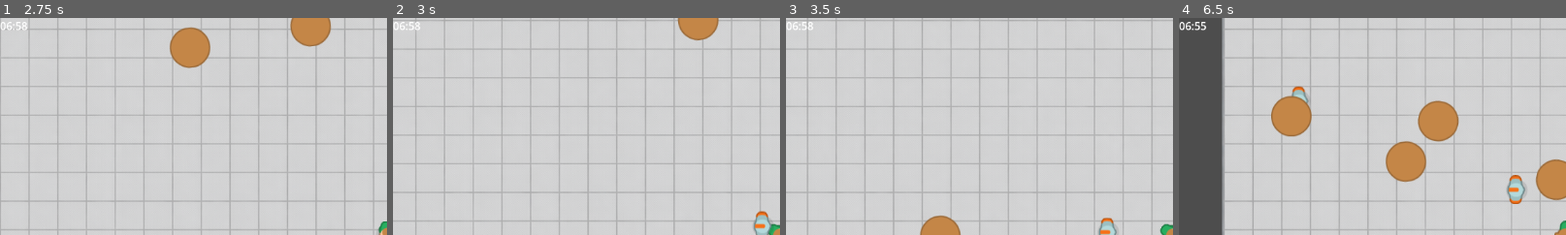
Above: before the commit, frames 1-4 (left to right).
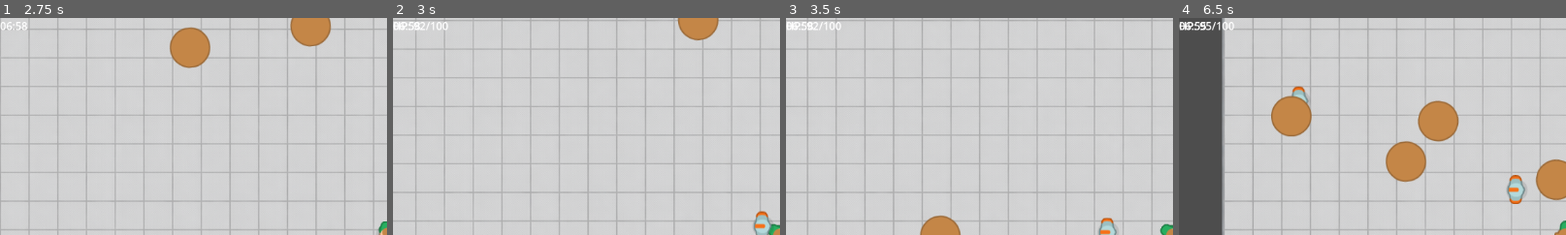
Above: after the commit, the same moments.

Repository: haom1ng7/SurvivorsLike
Game: Godot game, scene res://Scenes/StartMenu.tscn
Same seed, same stepped clock (60 frames per second), same inputs: the game is played once before the commit and once after it.
Inputs (mouse positions are % of the whole screen's width and height, from its top left):
- Up to frame 1 (2.75 s): click "Play" at 0.5 s; tap Enter at 1.25 s; move the mouse to (72, 45) at 1.27 s; press the mouse at (72, 45) at 1.28 s; hold D (move_right) 1.28-2.03 s; move the mouse to (30, 55) at 2.02 s; release the mouse at (30, 55) at 2.03 s; hold S (move_down) from 2.03 s (still down); click (30, 55) at 2.1 s
- Up to frame 2 (3 s): move the mouse to (60, 28) at 2.77 s; release S (move_down) at 2.78 s; press the mouse at (60, 28) at 2.78 s; hold D (move_right) from 2.78 s (still down)
- Up to frame 3 (3.5 s): keep holding D (move_right)
- Up to frame 4 (6.5 s): move the mouse to (45, 70) at 3.52 s; release D (move_right) at 3.53 s; release the mouse at (45, 70) at 3.53 s; hold W (move_up) 3.53-4.28 s; click (45, 70) at 3.6 s; move the mouse to (80, 65) at 4.27 s; press the mouse at (80, 65) at 4.28 s; hold A (move_left) 4.28-5.78 s; move the mouse to (20, 35) at 5.02 s; release the mouse at (20, 35) at 5.03 s; click (20, 35) at 5.1 s; move the mouse to (55, 50) at 5.77 s; press the mouse at (55, 50) at 5.78 s; hold S (move_down) from 5.78 s (still down)
The pictures show only the part of the screen within x 0-50%, y 0-50%; the shares and areas given below are measured in that part.

Frame 1 is identical in both runs. In frame 2, 0.1% of the frame differs, in the area x 0-15%, y 1-6%; in frame 3, 0.1%; in frame 4, 0.3%.

Commit message:
实现了: 玩家无敌帧机制与生命层数逻辑 子弹穿透 射程限制 子弹互撞抵消
实现武器多重射击与扇形散射逻辑 对应[双重镜像]与[散射棱镜]技能
修复物理回调中生成掉落物导致的报错
完善游戏胜负判定与结算流程连接,目前统一链接到死亡场景
重构变量名exp->current_exp以消除GDScript警告
优化变量命名以消除GDScript警告

Diff:
--- a/Scenes/BulletEnemy.tscn
+++ b/Scenes/BulletEnemy.tscn
@@ -8,6 +8,7 @@
 
 [node name="Bullet" type="Area2D"]
 collision_layer = 8
+collision_mask = 5
 script = ExtResource("1_jsppk")
 
 [node name="CollisionShape2D" type="CollisionShape2D" parent="."]
--- a/Scenes/BulletPlayer.tscn
+++ b/Scenes/BulletPlayer.tscn
@@ -8,7 +8,7 @@
 
 [node name="Bullet" type="Area2D"]
 collision_layer = 4
-collision_mask = 2
+collision_mask = 10
 script = ExtResource("1_1iskp")
 
 [node name="CollisionShape2D" type="CollisionShape2D" parent="."]
--- a/Scenes/EnemyMelee.tscn
+++ b/Scenes/EnemyMelee.tscn
@@ -1,9 +1,11 @@
-[gd_scene load_steps=4 format=3 uid="uid://dtitxxui7g2xn"]
+[gd_scene load_steps=5 format=3 uid="uid://dtitxxui7g2xn"]
 
 [ext_resource type="Script" uid="uid://xm18gw37unju" path="res://Scripts/EnemyMelee.gd" id="1_d66gu"]
 [ext_resource type="Texture2D" uid="uid://bmk16w53svve" path="res://Assets/robot1_stand.png" id="2_kuiht"]
 
 [sub_resource type="CircleShape2D" id="CircleShape2D_kuiht"]
+
+[sub_resource type="CircleShape2D" id="CircleShape2D_e5pyh"]
 
 [node name="EnemyMelee" type="CharacterBody2D"]
 collision_layer = 2
@@ -15,6 +17,10 @@
 
 [node name="HitArea" type="Area2D" parent="."]
 
+[node name="CollisionShape2D" type="CollisionShape2D" parent="HitArea"]
+scale = Vector2(2, 2)
+shape = SubResource("CircleShape2D_e5pyh")
+
 [node name="HitCooldown" type="Timer" parent="."]
 
 [node name="Sprite2D" type="Sprite2D" parent="."]
--- a/Scenes/EnemyRanged.tscn
+++ b/Scenes/EnemyRanged.tscn
@@ -1,10 +1,12 @@
-[gd_scene load_steps=5 format=3 uid="uid://ba53jva3fxsro"]
+[gd_scene load_steps=6 format=3 uid="uid://ba53jva3fxsro"]
 
 [ext_resource type="Script" uid="uid://6hgqyd1t7aay" path="res://Scripts/EnemyRanged.gd" id="1_gtq2t"]
 [ext_resource type="PackedScene" uid="uid://b8g4we8moyda0" path="res://Scenes/BulletEnemy.tscn" id="2_5tiyh"]
 [ext_resource type="Texture2D" uid="uid://bmk16w53svve" path="res://Assets/robot1_stand.png" id="3_5tiyh"]
 
 [sub_resource type="CircleShape2D" id="CircleShape2D_5tiyh"]
+
+[sub_resource type="CircleShape2D" id="CircleShape2D_wh20j"]
 
 [node name="EnemyRanged" type="CharacterBody2D"]
 collision_layer = 2
@@ -17,6 +19,10 @@
 
 [node name="HitArea" type="Area2D" parent="."]
 
+[node name="CollisionShape2D" type="CollisionShape2D" parent="HitArea"]
+scale = Vector2(2, 2)
+shape = SubResource("CircleShape2D_wh20j")
+
 [node name="HitCooldown" type="Timer" parent="."]
 
 [node name="ShootTimer" type="Timer" parent="."]
--- a/Scenes/Player.tscn
+++ b/Scenes/Player.tscn
@@ -8,7 +8,7 @@
 [sub_resource type="CircleShape2D" id="CircleShape2D_dewec"]
 
 [node name="Player" type="CharacterBody2D"]
-collision_mask = 11
+collision_mask = 26
 script = ExtResource("1_kyqiw")
 
 [node name="CollisionShape2D" type="CollisionShape2D" parent="."]
--- a/Scenes/Shared.tscn
+++ b/Scenes/Shared.tscn
@@ -6,6 +6,7 @@
 [sub_resource type="CircleShape2D" id="CircleShape2D_72ksi"]
 
 [node name="Shared" type="Area2D"]
+collision_layer = 16
 script = ExtResource("1_5vaf6")
 
 [node name="CollisionShape2D" type="CollisionShape2D" parent="."]
--- a/Scripts/Bullet.gd
+++ b/Scripts/Bullet.gd
@@ -6,13 +6,17 @@
 var world_pos := Vector2.ZERO
 var velocity := Vector2.ZERO
 var damage := 1.0
+var pierce_count := 1
+var is_enemy := false
 
 @onready var world := get_tree().current_scene.get_node("World")
 
-func setup_world(spawn_world: Vector2, dir: Vector2, speed: float, dmg: float):
+func setup_world(spawn_world: Vector2, dir: Vector2, speed: float, dmg: float, pierce: int = 1, _is_enemy: bool = false):
 	world_pos = spawn_world
 	velocity = dir * speed
 	damage = dmg
+	pierce_count = pierce
+	is_enemy = _is_enemy
 	rotation = dir.angle()
 
 	if world != null:
@@ -24,6 +28,7 @@
 	$LifeTimer.timeout.connect(queue_free)
 	$LifeTimer.start()
 	body_entered.connect(_on_body_entered)
+	area_entered.connect(_on_area_entered)
 
 func _physics_process(delta):
 	world_pos += velocity * delta
@@ -33,4 +38,14 @@
 func _on_body_entered(body):
 	if body.has_method("take_damage"):
 		body.take_damage(damage)
-	queue_free()
+		pierce_count -= 1
+		if pierce_count <= 0:
+			queue_free()
+	else:
+		queue_free()
+
+func _on_area_entered(area):
+	# 子弹抵消逻辑: 必须是 Bullet 脚本，且阵营不同
+	if area.get_script() == get_script():
+		if is_enemy != area.is_enemy:
+			queue_free()
--- a/Scripts/EnemyRanged.gd
+++ b/Scripts/EnemyRanged.gd
@@ -42,4 +42,5 @@
 
 	var b := bullet_scene.instantiate()
 	get_tree().current_scene.get_node("World/Entities/Projectiles").add_child(b)
-	b.setup_world(world_pos, dir, bullet_speed, bullet_damage)
+	# 穿透=1, is_enemy=true
+	b.setup_world(world_pos, dir, bullet_speed, bullet_damage, 1, true)
--- a/Scripts/Main.gd
+++ b/Scripts/Main.gd
@@ -17,6 +17,7 @@
 	hud.bind(player, game_state)
 
 	# 计时开始
+	game_state.game_over.connect(_on_game_over)
 	game_state.start_game()
 
 	# 敌人生成时绑定死亡事件
@@ -34,10 +35,13 @@
 		n.died.connect(_on_enemy_died)
 
 func _on_enemy_died(enemy_world_pos: Vector2):
-	# 掉一个碎片
+	# 延迟生成掉落物，避免物理回调冲突
+	call_deferred("_spawn_shard", enemy_world_pos)
+
+func _spawn_shard(pos: Vector2):
 	var s := shard_scene.instantiate()
 	drops.add_child(s)
-	s.setup_world(enemy_world_pos + Vector2(randf_range(-12, 12), randf_range(-12, 12)))
+	s.setup_world(pos + Vector2(randf_range(-12, 12), randf_range(-12, 12)))
 
 func _on_level_up(level: int):
 	var cands :Array = relics.roll_two()
@@ -48,3 +52,8 @@
 
 func _on_player_died():
 	get_tree().change_scene_to_packed(death_scene)
+
+func _on_game_over(win: bool):
+	if win:
+		# 胜利跳转，暂时复用结算场景
+		get_tree().change_scene_to_packed(death_scene)
--- a/Scripts/Player.gd
+++ b/Scripts/Player.gd
@@ -10,6 +10,8 @@
 @export var attack := 10.0
 @export var attack_speed := 4.0
 @export var pickup_range := 150.0
+@export var projectile_count := 1
+@export var spread_arc := 15.0
 
 @export var regen_delay := 3.0
 @export var regen_per_sec := 6.0
@@ -18,7 +20,7 @@
 var last_damage_time := 0.0
 
 var level := 1
-var exp := 0
+var current_exp := 0
 var exp_to_next := 20
 
 @onready var world := get_tree().current_scene.get_node("World") as Node2D
@@ -27,7 +29,7 @@
 	hp = max_hp
 	global_position = Vector2.ZERO
 	emit_signal("hp_changed", hp, max_hp)
-	emit_signal("exp_changed", exp, exp_to_next, level)
+	emit_signal("exp_changed", current_exp, exp_to_next, level)
 
 func _process(delta):
 	look_at(get_global_mouse_position())
@@ -51,18 +53,24 @@
 
 func take_damage(amount: float):
 	if hp <= 0: return
+
+	# 无敌帧判定 (1.0秒)
+	var time_now := Time.get_ticks_msec() / 1000.0
+	if time_now - last_damage_time < 1.0:
+		return
+
 	hp -= amount
-	last_damage_time = Time.get_ticks_msec() / 1000.0
+	last_damage_time = time_now
 	emit_signal("hp_changed", hp, max_hp)
 	if hp <= 0:
 		emit_signal("died")
 
 func add_exp(amount: int):
-	exp += amount
-	while exp >= exp_to_next:
-		exp -= exp_to_next
+	current_exp += amount
+	while current_exp >= exp_to_next:
+		current_exp -= exp_to_next
 		_level_up()
-	emit_signal("exp_changed", exp, exp_to_next, level)
+	emit_signal("exp_changed", current_exp, exp_to_next, level)
 
 func _level_up():
 	level += 1
--- a/Scripts/Relics.gd
+++ b/Scripts/Relics.gd
@@ -7,6 +7,8 @@
 	"as_up":  {name="连发机芯", desc="攻速 +25%", apply=func(p): p.attack_speed *= 1.25},
 	"hp_up":  {name="血契护符", desc="最大生命 +25", apply=func(p): p.max_hp += 25; p.hp = min(p.max_hp, p.hp + 25)},
 	"regen":  {name="自愈纹章", desc="回血速度 +50%", apply=func(p): p.regen_per_sec *= 1.5},
+	"double_shot": {name="双重镜像", desc="投射物数量 +1, 伤害 -10%", apply=func(p): p.projectile_count += 1; p.attack *= 0.9},
+	"shotgun": {name="散射棱镜", desc="投射物数量 +2, 散布变大", apply=func(p): p.projectile_count += 2; p.spread_arc += 15.0; p.attack *= 0.8},
 }
 
 func roll_two() -> Array:
--- a/Scripts/Weapon.gd
+++ b/Scripts/Weapon.gd
@@ -21,10 +21,22 @@
 	cd.start(1.0 / atk_spd)
 
 	var spawn_world: Vector2 = world.screen_to_world(muzzle.global_position)
-	var dir := (get_global_mouse_position() - muzzle.global_position).normalized()
+	var base_dir := (get_global_mouse_position() - muzzle.global_position).normalized()
+	var base_angle := base_dir.angle()
 
-	var b := bullet_scene.instantiate()
-	projectiles_root.add_child(b)
+	var count: int = player.projectile_count
+	var arc: float = deg_to_rad(player.spread_arc)
 
-	# muzzle.global_position 是“屏幕相对坐标”，转成世界坐标
-	b.setup_world(spawn_world, dir, bullet_speed, player.attack)
+	for i in range(count):
+		var angle_offset := 0.0
+		if count > 1:
+			var step := arc / (count - 1) if count > 1 else 0.0
+			# 让散射居中: -half_arc 到 +half_arc
+			angle_offset = -arc * 0.5 + i * step
+
+		var current_angle := base_angle + angle_offset
+		var dir := Vector2.from_angle(current_angle)
+
+		var b := bullet_scene.instantiate()
+		projectiles_root.add_child(b)
+		b.setup_world(spawn_world, dir, bullet_speed, player.attack)
--- a/project.godot
+++ b/project.godot
@@ -53,3 +53,4 @@
 2d_physics/layer_2="Enemy"
 2d_physics/layer_3="PlayerBullet"
 2d_physics/layer_4="EnemyBullet"
+2d_physics/layer_5="Drops"
Not shown, added: Assets/Animation/bubble_died(64x64).png.import
Not shown, added: Assets/Animation/bubble_idle(64x64).png.import
Not shown, added: Assets/Animation/shield_damaged(64x64).png.import
Not shown, added: Assets/Animation/shield_destroyed(64x64).png.import
Not shown, added: Assets/Animation/shield_regained(64x64).png.import
Not shown, added: Assets/Textures/bubble.png.import
Not shown, added: Assets/Textures/bubble_died.png.import
Not shown, added: Assets/Textures/bullet.png.import
Not shown, added: Assets/Textures/shade_bubble.png.import
Not shown, added: Assets/Textures/shield.png.import
Not shown, added: Assets/Textures/shield_stronger.png.import
